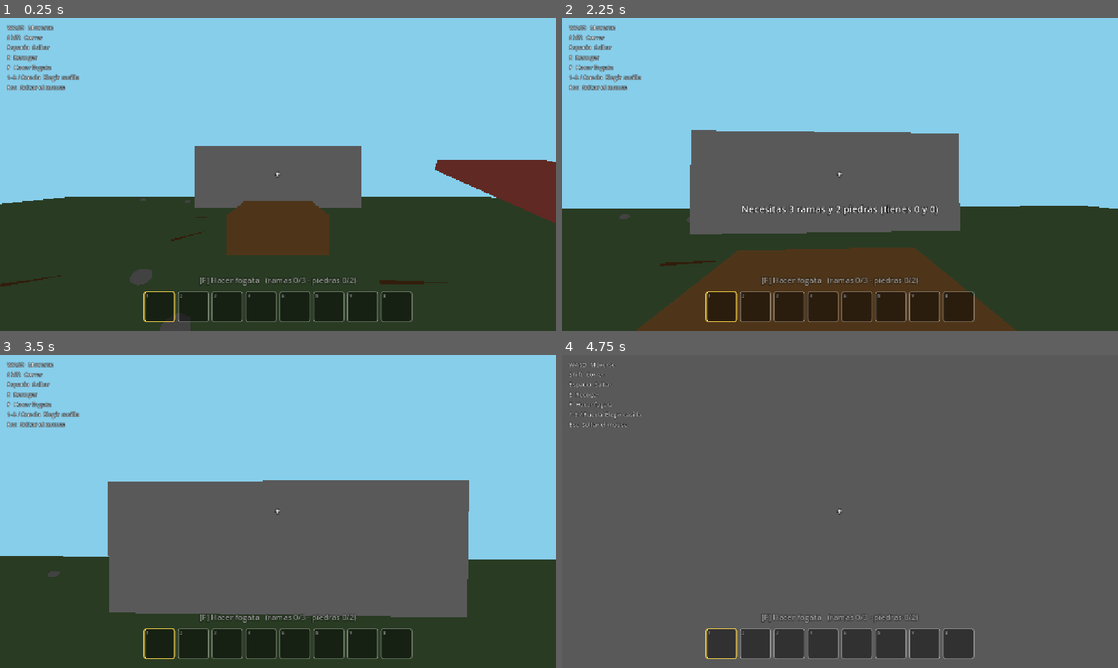
Above: before the commit, frames 1-4 (two rows, left to right).
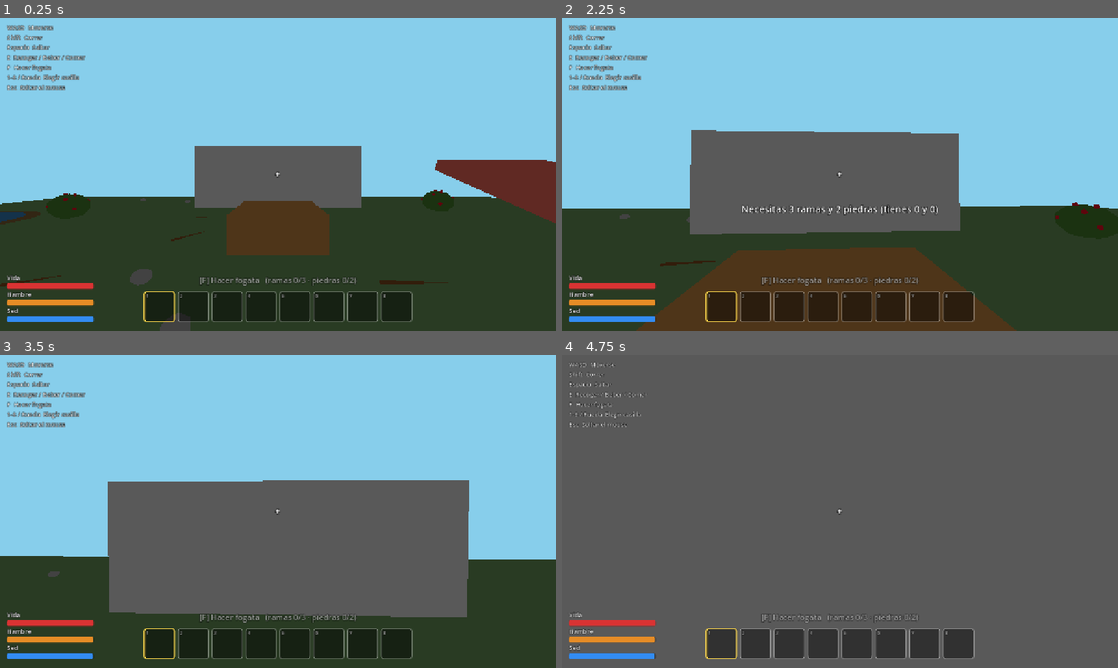
Above: after the commit, the same moments.

Repository: cgalvezd92/VideoJuego
Game: Godot game, scene res://Levels/main.tscn
Two runs of this game, one before a commit and one after it. Both use one fixed random seed, a clock stepped at 60 frames per second and the inputs below.
Inputs (mouse positions are in pixels of both pictures, inside the frame that each line leads up to):
- Up to frame 1 (0.25 s): no input
- Up to frame 2 (2.25 s): tap Enter at 0.5 s; move the mouse to (867, 174) at 0.52 s; hold W (move_forward) from 0.53 s (still down); tap E (interact) at 0.6, 1.55, 2.1 s; tap Space (jump) at 0.77, 1.52 s; move the mouse to (812, 174) at 1.27 s; tap F (build_fire) at 1.35 s; move the mouse to (851, 168) at 2.02 s
- Up to frame 3 (3.5 s): keep holding W (move_forward); tap Space (jump) at 2.75, 3.02 s; move the mouse to (272, 517) at 2.77 s; tap Shift (sprint) at 2.85 s; tap E (interact) at 3.05 s
- Up to frame 4 (4.75 s): keep holding W (move_forward); move the mouse to (878, 514) at 3.52 s; tap 1 at 3.6 s; tap Space (jump) at 3.77, 4.52 s; tap E (interact) at 3.8, 4.35 s; move the mouse to (795, 508) at 4.27 s

The runs differ from the first frame. In frame 1, 1.4% of the frame differs, in the area x 0-82%, y 11-98%; in frame 2, 1.3%; in frame 3, 1.2%; in frame 4, 1.0%.

Commit message:
Etapa 5: vida, hambre y sed
- Player/survival.gd (nodo Survival): hambre y sed bajan con el tiempo;
  a 0 quitan vida; bien alimentado o junto a una fogata recuperas vida;
  con vida 0 te desmayas y vuelves al inicio con el inventario.
- HUD: barras de vida, hambre y sed abajo a la izquierda (4 veces/s).
- objects/water.tscn (charca, E para beber) y berry_bush.tscn
  (E para comer; las bayas vuelven a crecer en 60 s).
- interactor.gd: además de recoger, usa objetos con interact().
- Escenario: una charca y 4 arbustos en el nodo Nature.
- CLAUDE.md: etapa 4 lista, etapa 5 en pruebas.

Co-Authored-By: Claude Opus 5.5 <noreply@anthropic.com>
Claude-Session: https://claude.ai/code/session_015eDmJJqEXKPdpgqKicuVm4

Diff:
--- a/Levels/main.tscn
+++ b/Levels/main.tscn
@@ -3,6 +3,8 @@
 [ext_resource type="PackedScene" uid="uid://c64jxqer3h8in" path="res://Player/player.tscn" id="1_oj8hd"]
 [ext_resource type="PackedScene" uid="uid://dcrukbdhksnd0" path="res://objects/branch.tscn" id="2_lwy2l"]
 [ext_resource type="PackedScene" uid="uid://bdbgp2xkru2d1" path="res://objects/stone.tscn" id="3_nj2yk"]
+[ext_resource type="PackedScene" path="res://objects/water.tscn" id="4_water"]
+[ext_resource type="PackedScene" path="res://objects/berry_bush.tscn" id="5_bush"]
 
 [sub_resource type="Environment" id="Environment_y2pph"]
 background_mode = 1
@@ -182,3 +184,20 @@
 
 [node name="Branch14" parent="Objects" unique_id=1283364967 instance=ExtResource("2_lwy2l")]
 transform = Transform3D(0.11342307, 0, 0.9935468, 0, 1, 0, -0.9935468, 0, 0.11342307, 3.2048626, 0, 8.301281)
+
+[node name="Nature" type="Node3D" parent="." unique_id=721278126]
+
+[node name="Water" parent="Nature" unique_id=773561181 instance=ExtResource("4_water")]
+transform = Transform3D(1, 0, 0, 0, 1, 0, 0, 0, 1, -11.20, 0, -6.52)
+
+[node name="BerryBush1" parent="Nature" unique_id=1257973579 instance=ExtResource("5_bush")]
+transform = Transform3D(0.970851, 0, -0.239685, 0, 1, 0, 0.239685, 0, 0.970851, 6.91, 0, -8.85)
+
+[node name="BerryBush2" parent="Nature" unique_id=1443745360 instance=ExtResource("5_bush")]
+transform = Transform3D(0.712061, 0, -0.702118, 0, 1, 0, 0.702118, 0, 0.712061, -12.95, 0, 9.66)
+
+[node name="BerryBush3" parent="Nature" unique_id=2120730571 instance=ExtResource("5_bush")]
+transform = Transform3D(0.280321, 0, 0.959906, 0, 1, 0, -0.959906, 0, 0.280321, -7.55, 0, -7.40)
+
+[node name="BerryBush4" parent="Nature" unique_id=522794525 instance=ExtResource("5_bush")]
+transform = Transform3D(0.980548, 0, -0.196281, 0, 1, 0, 0.196281, 0, 0.980548, 12.54, 0, 9.68)
--- a/Player/hud.gd
+++ b/Player/hud.gd
@@ -5,12 +5,16 @@
 var prompt_label: Label
 var message_label: Label
 var hint_label: Label
+var health_bar: ProgressBar
+var hunger_bar: ProgressBar
+var thirst_bar: ProgressBar
+var health_title: Label
 var message_time: float = 0.0
 
 const CONTROLS_TEXT: String = """WASD  Moverse
 Shift  Correr
 Espacio  Saltar
-E  Recoger
+E  Recoger / Beber / Comer
 F  Hacer fogata
 1-8 / Rueda  Elegir casilla
 Esc  Soltar el mouse"""
@@ -39,6 +43,8 @@
 	controls.add_theme_constant_override("outline_size", 4)
 	controls.modulate = Color(1, 1, 1, 0.8)
 
+	_build_stats()
+
 
 func _process(delta: float) -> void:
 	if message_time > 0.0:
@@ -60,6 +66,17 @@
 		hint_label.modulate = Color(1, 1, 1, 0.55)
 
 
+## La llama Survival 4 veces por segundo para actualizar las barras.
+func set_stats(health: float, hunger: float, thirst: float, max_value: float, near_fire: bool) -> void:
+	health_bar.max_value = max_value
+	hunger_bar.max_value = max_value
+	thirst_bar.max_value = max_value
+	health_bar.value = health
+	hunger_bar.value = hunger
+	thirst_bar.value = thirst
+	health_title.text = "Vida (fogata)" if near_fire else "Vida"
+
+
 func show_message(new_text: String) -> void:
 	message_label.text = new_text
 	message_time = 2.0
@@ -78,3 +95,50 @@
 	label.add_theme_constant_override("outline_size", 6)
 	label.add_theme_color_override("font_outline_color", Color.BLACK)
 	return label
+
+
+func _build_stats() -> void:
+	# Tres barras abajo a la izquierda: vida, hambre y sed.
+	var column := VBoxContainer.new()
+	add_child(column)
+	column.set_anchors_and_offsets_preset(Control.PRESET_BOTTOM_LEFT)
+	column.grow_vertical = Control.GROW_DIRECTION_BEGIN
+	column.offset_left = 16.0
+	column.offset_bottom = -20.0
+	column.add_theme_constant_override("separation", 2)
+
+	health_title = _add_stat_title(column, "Vida")
+	health_bar = _add_stat_bar(column, Color(0.85, 0.2, 0.2))
+	_add_stat_title(column, "Hambre")
+	hunger_bar = _add_stat_bar(column, Color(0.9, 0.55, 0.15))
+	_add_stat_title(column, "Sed")
+	thirst_bar = _add_stat_bar(column, Color(0.2, 0.55, 0.95))
+
+
+func _add_stat_title(parent: Control, text: String) -> Label:
+	var label := Label.new()
+	parent.add_child(label)
+	label.text = text
+	label.add_theme_font_size_override("font_size", 14)
+	label.add_theme_constant_override("outline_size", 4)
+	label.add_theme_color_override("font_outline_color", Color.BLACK)
+	return label
+
+
+func _add_stat_bar(parent: Control, color: Color) -> ProgressBar:
+	var bar := ProgressBar.new()
+	parent.add_child(bar)
+	bar.custom_minimum_size = Vector2(200, 14)
+	bar.show_percentage = false
+	bar.value = 100.0
+
+	var background := StyleBoxFlat.new()
+	background.bg_color = Color(0, 0, 0, 0.5)
+	background.set_corner_radius_all(4)
+	bar.add_theme_stylebox_override("background", background)
+
+	var fill := StyleBoxFlat.new()
+	fill.bg_color = color
+	fill.set_corner_radius_all(4)
+	bar.add_theme_stylebox_override("fill", fill)
+	return bar
--- a/Player/interactor.gd
+++ b/Player/interactor.gd
@@ -1,5 +1,6 @@
 extends RayCast3D
-## Detecta lo que miras y permite recogerlo con E.
+## Detecta lo que miras: con E recoges objetos o usas cosas
+## (beber en la charca, comer bayas...).
 ## Va en el nodo "Interactor", hijo de Camera3D.
 
 @onready var hud = owner.get_node("HUD")
@@ -14,14 +15,20 @@
 func _physics_process(_delta: float) -> void:
 	var target: Object = get_collider()
 
-	if target == null or not target.has_method("collect"):
+	var pressed: bool = Input.is_action_just_pressed("interact")
+
+	if target != null and target.has_method("collect"):
+		# Objetos que se guardan en el inventario (piedras, ramas).
+		hud.set_prompt("[E] Recoger " + target.display_name)
+		if pressed:
+			_pick_up(target)
+	elif target != null and target.has_method("interact"):
+		# Cosas que se usan en el sitio (charca, arbusto de bayas).
+		hud.set_prompt(target.get_prompt())
+		if pressed:
+			hud.show_message(target.interact(owner))
+	else:
 		hud.set_prompt("")
-		return
-
-	hud.set_prompt("[E] Recoger " + target.display_name)
-
-	if Input.is_action_just_pressed("interact"):
-		_pick_up(target)
 
 
 func _pick_up(target: Object) -> void:
--- a/Player/player.gd
+++ b/Player/player.gd
@@ -71,5 +71,10 @@
 
 	# Si caes del mapa, vuelves al punto de partida.
 	if global_position.y < fall_limit:
-		global_position = spawn_position
-		velocity = Vector3.ZERO
+		respawn()
+
+
+## Vuelve al punto de partida (al caer del mapa o al desmayarse).
+func respawn() -> void:
+	global_position = spawn_position
+	velocity = Vector3.ZERO
--- a/Player/player.tscn
+++ b/Player/player.tscn
@@ -6,6 +6,7 @@
 [ext_resource type="Script" path="res://Player/inventory.gd" id="4_inv01"]
 [ext_resource type="Script" path="res://Player/inventory_ui.gd" id="5_invui"]
 [ext_resource type="Script" path="res://Player/crafting.gd" id="6_craft"]
+[ext_resource type="Script" path="res://Player/survival.gd" id="7_surv"]
 
 [sub_resource type="CapsuleShape3D" id="CapsuleShape3D_y2pph"]
 radius = 0.35
@@ -39,3 +40,6 @@
 
 [node name="Crafting" type="Node" parent="." unique_id=1391827465]
 script = ExtResource("6_craft")
+
+[node name="Survival" type="Node" parent="." unique_id=1648220913]
+script = ExtResource("7_surv")
--- /dev/null
+++ b/Player/survival.gd
@@ -0,0 +1,83 @@
+extends Node
+## Supervivencia: vida, hambre y sed (Etapa 5).
+## Va en el nodo "Survival", hijo de Player.
+
+@export var max_value: float = 100.0
+
+@export_group("Cuánto bajan (por segundo)")
+## 0.2 por segundo = de lleno a vacío en unos 8 minutos.
+@export var hunger_per_second: float = 0.2
+## 0.33 por segundo = de lleno a vacío en unos 5 minutos.
+@export var thirst_per_second: float = 0.33
+## Vida que pierdes por segundo si el hambre o la sed están a 0.
+@export var empty_damage: float = 2.0
+
+@export_group("Recuperar vida (por segundo)")
+## Si el hambre y la sed están por encima de la mitad.
+@export var fed_regen: float = 0.5
+## Si estás cerca de una fogata.
+@export var fire_regen: float = 3.0
+@export var fire_radius: float = 4.0
+
+var health: float = 100.0
+var hunger: float = 100.0
+var thirst: float = 100.0
+var near_fire: bool = false
+
+# Cada cuánto se revisan las fogatas y se redibujan las barras.
+# Así no se hace en cada fotograma (ahorra recursos).
+var check_time: float = 0.0
+
+@onready var player = owner
+@onready var hud = owner.get_node("HUD")
+
+
+func _process(delta: float) -> void:
+	hunger = maxf(hunger - hunger_per_second * delta, 0.0)
+	thirst = maxf(thirst - thirst_per_second * delta, 0.0)
+
+	var change: float = 0.0
+	if hunger <= 0.0:
+		change -= empty_damage
+	if thirst <= 0.0:
+		change -= empty_damage
+	if hunger > max_value * 0.5 and thirst > max_value * 0.5:
+		change += fed_regen
+	if near_fire:
+		change += fire_regen
+	health = clampf(health + change * delta, 0.0, max_value)
+
+	check_time -= delta
+	if check_time <= 0.0:
+		check_time = 0.25
+		near_fire = _is_near_fire()
+		hud.set_stats(health, hunger, thirst, max_value, near_fire)
+
+	if health <= 0.0:
+		_faint()
+
+
+func eat(amount: float) -> void:
+	hunger = minf(hunger + amount, max_value)
+	check_time = 0.0  # Actualiza las barras enseguida.
+
+
+func drink(amount: float) -> void:
+	thirst = minf(thirst + amount, max_value)
+	check_time = 0.0
+
+
+func _is_near_fire() -> bool:
+	for fire in get_tree().get_nodes_in_group("campfire"):
+		if fire.global_position.distance_to(player.global_position) < fire_radius:
+			return true
+	return false
+
+
+func _faint() -> void:
+	# Te desmayas: vuelves al inicio con el inventario intacto.
+	health = max_value
+	hunger = max_value * 0.6
+	thirst = max_value * 0.6
+	player.respawn()
+	hud.show_message("Te desmayaste... despiertas en el inicio")
--- /dev/null
+++ b/objects/berry_bush.gd
@@ -0,0 +1,34 @@
+extends StaticBody3D
+## Arbusto con bayas: pulsa E para comer. Las bayas vuelven a crecer (Etapa 5).
+## Va en el nodo raíz "BerryBush" de berry_bush.tscn.
+
+@export var hunger_restored: float = 25.0
+## Segundos hasta que vuelven a salir bayas.
+@export var regrow_time: float = 60.0
+
+@onready var berries: Node3D = $Berries
+
+var has_berries: bool = true
+
+
+func get_prompt() -> String:
+	return "[E] Comer bayas" if has_berries else "Arbusto sin bayas"
+
+
+## La llama el Interactor. Devuelve el mensaje que se muestra en pantalla.
+func interact(player: Node) -> String:
+	if not has_berries:
+		return "Las bayas todavía no han vuelto a crecer"
+
+	player.get_node("Survival").eat(hunger_restored)
+	has_berries = false
+	berries.visible = false
+	_regrow()
+	return "Comiste bayas"
+
+
+func _regrow() -> void:
+	# Espera sin usar _process: un temporizador avisa cuando termina.
+	await get_tree().create_timer(regrow_time).timeout
+	has_berries = true
+	berries.visible = true
--- /dev/null
+++ b/objects/berry_bush.tscn
@@ -0,0 +1,74 @@
+[gd_scene format=3]
+
+[ext_resource type="Script" path="res://objects/berry_bush.gd" id="1_k4cl7"]
+
+[sub_resource type="StandardMaterial3D" id="StandardMaterial3D_n7qfd"]
+albedo_color = Color(0.25, 0.42, 0.18, 1)
+
+[sub_resource type="SphereMesh" id="SphereMesh_hx663"]
+material = SubResource("StandardMaterial3D_n7qfd")
+radius = 0.6
+height = 0.9
+radial_segments = 8
+rings = 4
+
+[sub_resource type="SphereShape3D" id="SphereShape3D_8hbwk"]
+radius = 0.6
+
+[sub_resource type="StandardMaterial3D" id="StandardMaterial3D_gcsm7"]
+albedo_color = Color(0.75, 0.1, 0.15, 1)
+
+[sub_resource type="SphereMesh" id="SphereMesh_pc0c6"]
+material = SubResource("StandardMaterial3D_gcsm7")
+radius = 0.06
+height = 0.12
+radial_segments = 6
+rings = 3
+
+[node name="BerryBush" type="StaticBody3D" unique_id=1942312817]
+script = ExtResource("1_k4cl7")
+
+[node name="Leaves" type="MeshInstance3D" parent="." unique_id=727301786]
+transform = Transform3D(1, 0, 0, 0, 1, 0, 0, 0, 1, 0, 0.45, 0)
+mesh = SubResource("SphereMesh_hx663")
+
+[node name="CollisionShape3D" type="CollisionShape3D" parent="." unique_id=1065075570]
+transform = Transform3D(1, 0, 0, 0, 1, 0, 0, 0, 1, 0, 0.45, 0)
+shape = SubResource("SphereShape3D_8hbwk")
+
+[node name="Berries" type="Node3D" parent="." unique_id=649510912]
+
+[node name="Berry1" type="MeshInstance3D" parent="Berries" unique_id=1057715923]
+transform = Transform3D(1, 0, 0, 0, 1, 0, 0, 0, 1, 0.45, 0.6, 0.2)
+cast_shadow = 0
+mesh = SubResource("SphereMesh_pc0c6")
+
+[node name="Berry2" type="MeshInstance3D" parent="Berries" unique_id=1468006395]
+transform = Transform3D(1, 0, 0, 0, 1, 0, 0, 0, 1, -0.3, 0.75, 0.35)
+cast_shadow = 0
+mesh = SubResource("SphereMesh_pc0c6")
+
+[node name="Berry3" type="MeshInstance3D" parent="Berries" unique_id=7331892]
+transform = Transform3D(1, 0, 0, 0, 1, 0, 0, 0, 1, 0.1, 0.85, -0.4)
+cast_shadow = 0
+mesh = SubResource("SphereMesh_pc0c6")
+
+[node name="Berry4" type="MeshInstance3D" parent="Berries" unique_id=1103689241]
+transform = Transform3D(1, 0, 0, 0, 1, 0, 0, 0, 1, -0.5, 0.5, -0.15)
+cast_shadow = 0
+mesh = SubResource("SphereMesh_pc0c6")
+
+[node name="Berry5" type="MeshInstance3D" parent="Berries" unique_id=631938579]
+transform = Transform3D(1, 0, 0, 0, 1, 0, 0, 0, 1, 0.3, 0.45, -0.42)
+cast_shadow = 0
+mesh = SubResource("SphereMesh_pc0c6")
+
+[node name="Berry6" type="MeshInstance3D" parent="Berries" unique_id=2096598098]
+transform = Transform3D(1, 0, 0, 0, 1, 0, 0, 0, 1, 0, 0.88, 0.3)
+cast_shadow = 0
+mesh = SubResource("SphereMesh_pc0c6")
+
+[node name="Berry7" type="MeshInstance3D" parent="Berries" unique_id=666167656]
+transform = Transform3D(1, 0, 0, 0, 1, 0, 0, 0, 1, -0.15, 0.4, 0.55)
+cast_shadow = 0
+mesh = SubResource("SphereMesh_pc0c6")
--- a/objects/campfire.gd
+++ b/objects/campfire.gd
@@ -13,6 +13,8 @@
 func _ready() -> void:
 	# Cada fogata empieza en un momento distinto para que no parpadeen igual.
 	time = randf() * 10.0
+	# El grupo "campfire" permite al jugador saber si está cerca de una fogata.
+	add_to_group("campfire")
 
 
 func _process(delta: float) -> void:
--- /dev/null
+++ b/objects/water.gd
@@ -0,0 +1,15 @@
+extends Area3D
+## Charca: mírala y pulsa E para beber (Etapa 5).
+## Va en el nodo raíz "Water" de water.tscn.
+
+@export var thirst_restored: float = 35.0
+
+
+func get_prompt() -> String:
+	return "[E] Beber"
+
+
+## La llama el Interactor. Devuelve el mensaje que se muestra en pantalla.
+func interact(player: Node) -> String:
+	player.get_node("Survival").drink(thirst_restored)
+	return "Bebiste agua"
--- /dev/null
+++ b/objects/water.tscn
@@ -0,0 +1,46 @@
+[gd_scene format=3]
+
+[ext_resource type="Script" path="res://objects/water.gd" id="1_dd3sy"]
+
+[sub_resource type="StandardMaterial3D" id="StandardMaterial3D_ulpah"]
+albedo_color = Color(0.2, 0.42, 0.6, 1)
+
+[sub_resource type="CylinderMesh" id="CylinderMesh_fff3s"]
+material = SubResource("StandardMaterial3D_ulpah")
+top_radius = 2.0
+bottom_radius = 2.0
+height = 0.04
+radial_segments = 16
+rings = 0
+
+[sub_resource type="StandardMaterial3D" id="StandardMaterial3D_dr0u7"]
+albedo_color = Color(0.42, 0.33, 0.2, 1)
+
+[sub_resource type="CylinderMesh" id="CylinderMesh_jjic7"]
+material = SubResource("StandardMaterial3D_dr0u7")
+top_radius = 2.4
+bottom_radius = 2.4
+height = 0.02
+radial_segments = 16
+rings = 0
+
+[sub_resource type="CylinderShape3D" id="CylinderShape3D_7suu2"]
+height = 0.3
+radius = 2.0
+
+[node name="Water" type="Area3D" unique_id=1766818152]
+script = ExtResource("1_dd3sy")
+
+[node name="MeshInstance3D" type="MeshInstance3D" parent="." unique_id=2015489494]
+transform = Transform3D(1, 0, 0, 0, 1, 0, 0, 0, 1, 0, 0.02, 0)
+cast_shadow = 0
+mesh = SubResource("CylinderMesh_fff3s")
+
+[node name="Mud" type="MeshInstance3D" parent="." unique_id=24207414]
+transform = Transform3D(1, 0, 0, 0, 1, 0, 0, 0, 1, 0, 0.01, 0)
+cast_shadow = 0
+mesh = SubResource("CylinderMesh_jjic7")
+
+[node name="CollisionShape3D" type="CollisionShape3D" parent="." unique_id=1981695255]
+transform = Transform3D(1, 0, 0, 0, 1, 0, 0, 0, 1, 0, 0.15, 0)
+shape = SubResource("CylinderShape3D_7suu2")
Not shown, added: objects/berry_bush.gd.uid
Not shown, added: objects/water.gd.uid
Not shown, changed: CLAUDE.md
